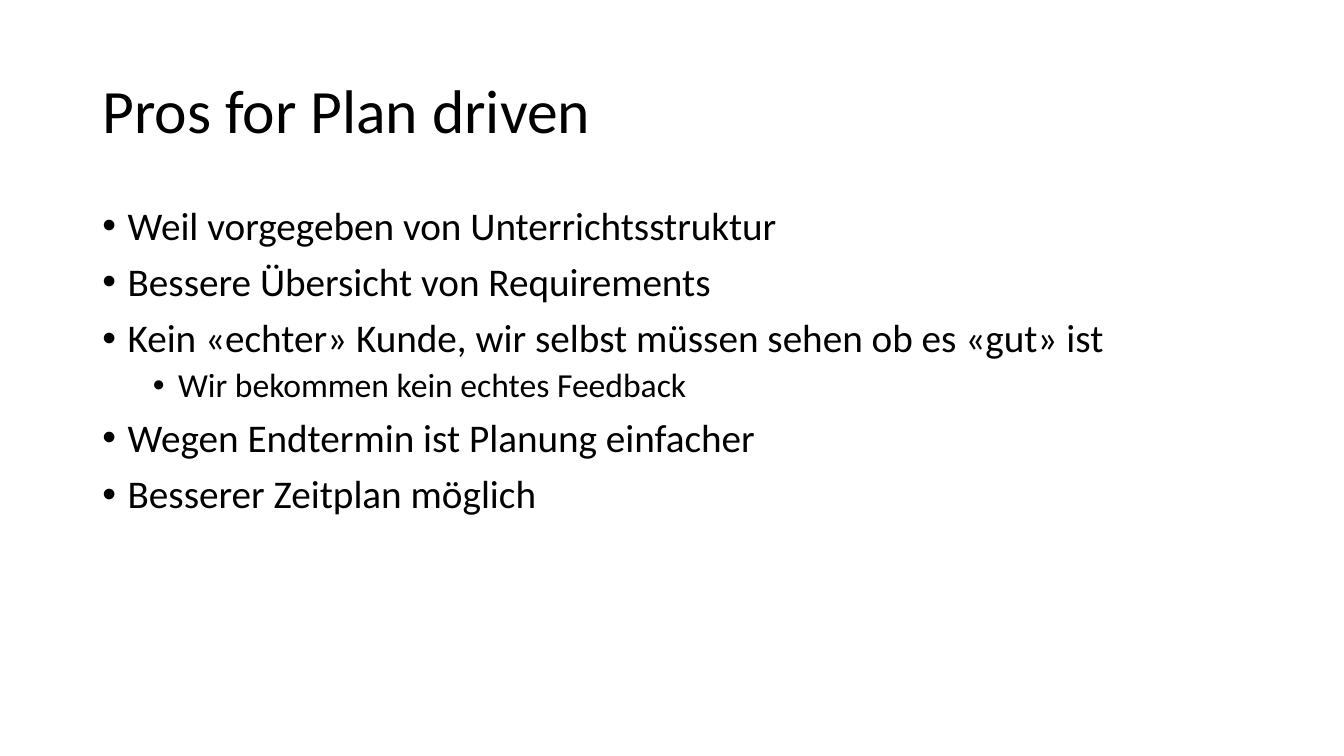
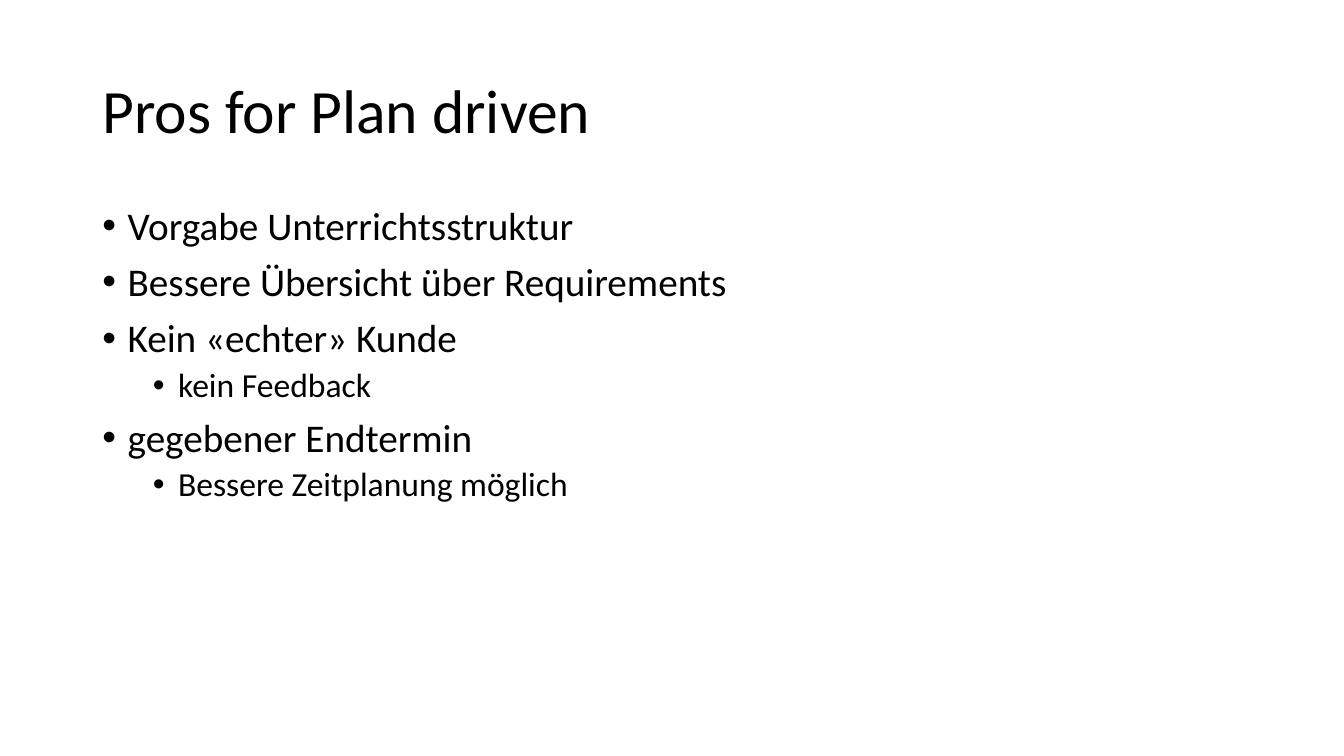
Before and after one commit to schne5/ch.bfh.bti7081.s2016.orange, a slide deck: slide 2 of doc/Task02/Task 2_orange.pptx. Drawn at 1344x756 pixels with LibreOffice and Linux fonts; fonts in the diff are those of the drawing. Boxes give left, top, right and bottom in pixels: in the first picture for what was removed or moved away, otherwise in the second. Text is boxed around its words. In the diff, an @@ line names an element or a change of style, - is before the commit and + after.

```diff
--- a/doc/Task02/Task 2_orange.pptx
+++ b/doc/Task02/Task 2_orange.pptx
@@ text at box(128, 212, 726, 502): text changed @@
-• Weil vorgegeben von Unterrichtsstruktur
-• Bessere Übersicht von Requirements
-• Kein «echter» Kunde, wir selbst müssen sehen ob es «gut» ist
-  • Wir bekommen kein echtes Feedback
-• Wegen Endtermin ist Planung einfacher
-• Besserer Zeitplan möglich
+• Vorgabe Unterrichtsstruktur
+• Bessere Übersicht über Requirements
+• Kein «echter» Kunde
+  • kein Feedback
+• gegebener Endtermin
+  • Bessere Zeitplanung möglich
```
Also in this commit, not shown: 8 other slides changed.
